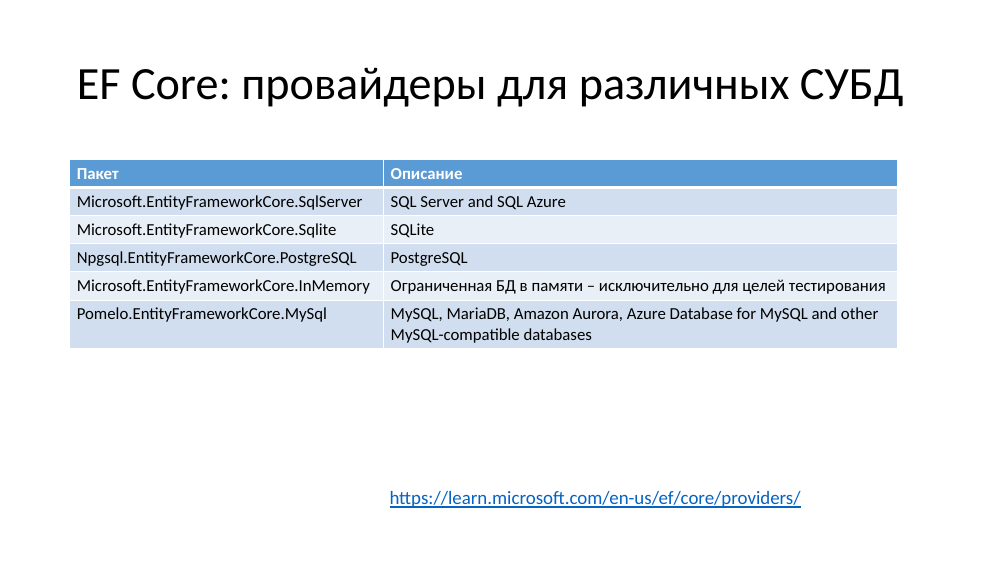
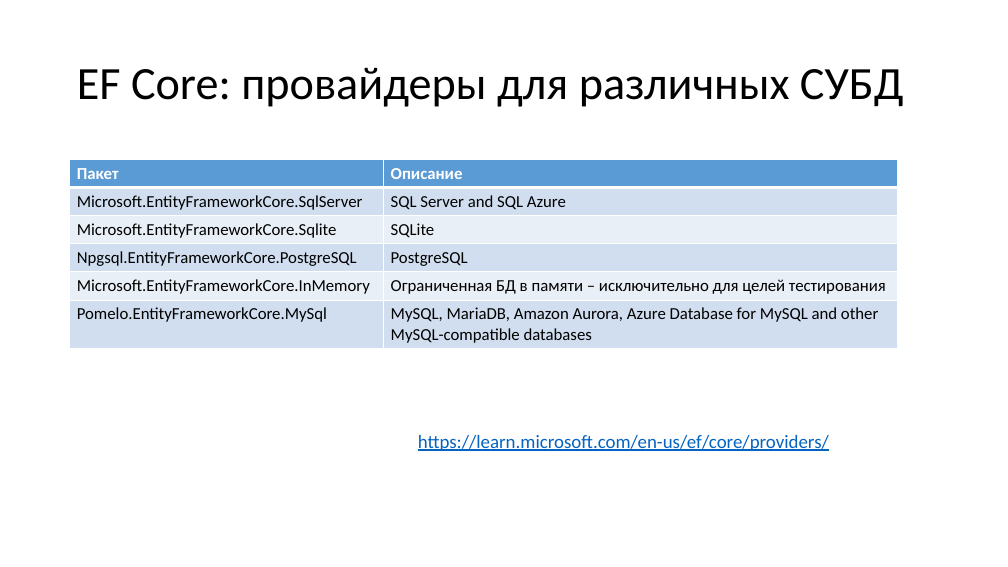
Before and after one commit to MihailRomanov/asp_net_course_2024, a slide deck: slide 7 of Modules/02. Some standard libraries/02. ADO.Net and ORMs/04. EF Core.pptx. Drawn at 1008x567 pixels with LibreOffice and Linux fonts; fonts in the diff are those of the drawing. Boxes give left, top, right and bottom in pixels: in the first picture for what was removed or moved away, otherwise in the second. Text is boxed around its words. In the diff, an @@ line names an element or a change of style, - is before the commit and + after.

```diff
--- a/Modules/02. Some standard libraries/02. ADO.Net and ORMs/04. EF Core.pptx
+++ b/Modules/02. Some standard libraries/02. ADO.Net and ORMs/04. EF Core.pptx
@@ text "https://learn.microsoft.com/en-us/ef/core/providers/": place and size @@
-text "https://learn.microsoft.com/en-us/ef/core/providers/" at box(390, 491, 801, 508)
+text "https://learn.microsoft.com/en-us/ef/core/providers/" at box(418, 435, 829, 451)
```
Also in this commit, not shown: 17 other slides changed.
